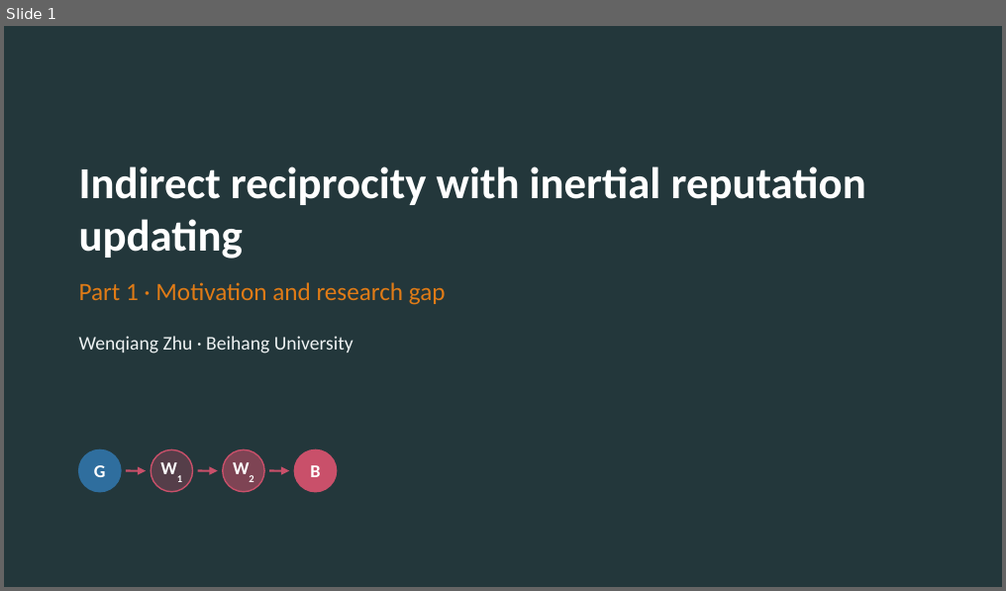
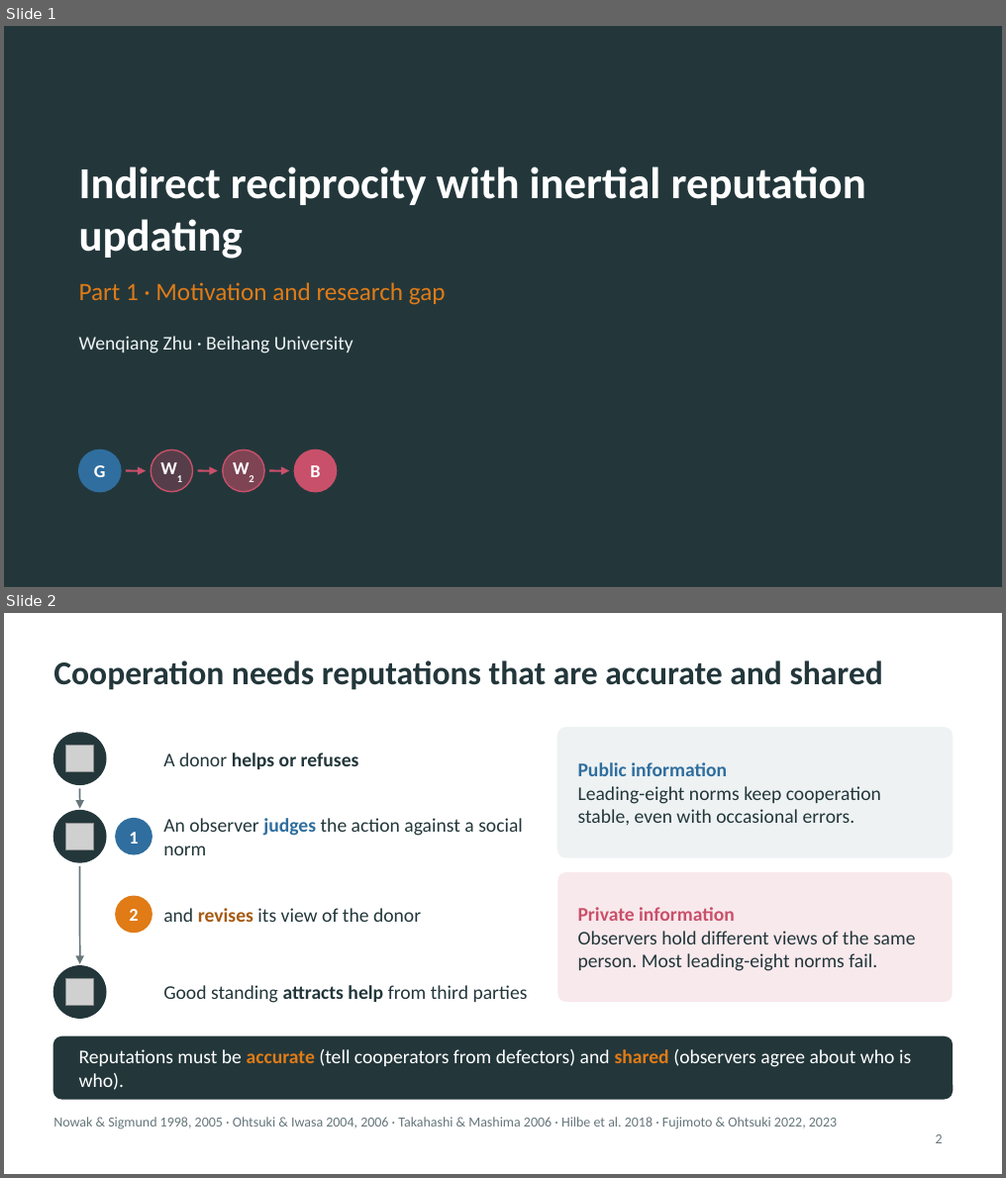
Before and after one commit to JoeWynn7/IR_paper, a slide deck: Slides/IR_motivation_section.pptx. Shown one above the other, each under a label of ours: slide 1 before the commit, slides 1 and 2 after it. The pictures are 1006x591 and 1006x1178 pixels, drawn with LibreOffice and Linux fonts; fonts in the diff are those of the drawing; grey boxes stand for pictures. Boxes give left, top, right and bottom in pixels: in the first picture for what was removed or moved away, otherwise in the second. Text is boxed around its words. In the diff, an @@ line names an element or a change of style, - is before the commit and + after.

```diff
--- a/Slides/IR_motivation_section.pptx
+++ b/Slides/IR_motivation_section.pptx
@@ slide 2 added at (4,613,1002,1174), background #FFFFFF @@
@@ title added at (54,661,883,690), 24 pt, text #23373B, bold @@
+Cooperation needs reputations that are accurate and shared
@@ rounded rectangle added at (557,728,952,858), fill #EEF2F3, outline #EEF2F3 1 pt @@
@@ ellipse added at (54,733,106,784), fill #23373B, outline #23373B 1 pt @@
@@ picture added at (65,745,93,771) @@
@@ text added at (163,753,359,769), 14 pt, text #23373B, bold @@
+A donor helps or refuses
@@ arrow added from (80, 788) to (80, 809), #66767B 1.25 pt @@
@@ text added at (578,762,881,825), 14 pt, text #23373B @@
+Public information
+Leading-eight norms keep cooperation stable, even with occasional errors.
@@ ellipse added at (54,811,106,862), fill #23373B, outline #23373B 1 pt @@
@@ ellipse added at (116,819,152,855), fill #2F6E9E, outline #2F6E9E 1 pt @@
@@ text added at (163,818,523,856), 14 pt, text #23373B @@
+An observer judges the action against a social norm
@@ picture added at (65,823,93,850) @@
@@ text added at (129,832,138,844), 13 pt, text #FFFFFF, bold @@
+1
@@ arrow added from (80, 866) to (80, 964), #66767B 1.25 pt @@
@@ rounded rectangle added at (557,872,952,1002), fill #C9506A at 12% opacity @@
@@ ellipse added at (116,896,152,933), fill #E07B16, outline #E07B16 1 pt @@
@@ text added at (129,909,138,921), 13 pt, text #FFFFFF, bold @@
+2
@@ text added at (163,908,421,922), 14 pt, text #23373B @@
+and revises its view of the donor
@@ text added at (578,907,916,971), 14 pt, text #23373B @@
+Private information
+Observers hold different views of the same person. Most leading-eight norms fail.
@@ ellipse added at (54,966,106,1018), fill #23373B, outline #23373B 1 pt @@
@@ picture added at (65,978,93,1005) @@
@@ text added at (163,985,528,1003), 14 pt, text #23373B @@
+Good standing attracts help from third parties
@@ rounded rectangle added at (54,1037,952,1099), fill #23373B, outline #23373B 1 pt @@
@@ text added at (79,1050,911,1090), 14 pt, text #FFFFFF @@
+Reputations must be accurate (tell cooperators from defectors) and shared (observers agree about who is who).
@@ text added at (54,1117,837,1130), 10 pt, text #66767B @@
+Nowak & Sigmund 1998, 2005 · Ohtsuki & Iwasa 2004, 2006 · Takahashi & Mashima 2006 · Hilbe et al. 2018 · Fujimoto & Ohtsuki 2022, 2023
@@ page number added at (936,1135,943,1144), 10 pt, text #66767B @@
+2
```
Also in this commit, not shown: 1 slide changed, 4 other slides added, 7 slides removed, 21 other files.
